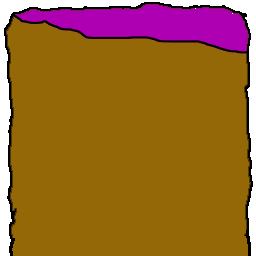
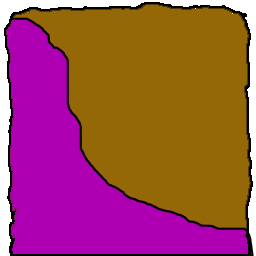
Before/after of a 256×256 layered artwork. What changed in the layer stack:
hid "ND Left", painted on it over [6,4,253,256]
added layer "ND Left-New" above "ND Middle-New" over [6,4,254,256]
